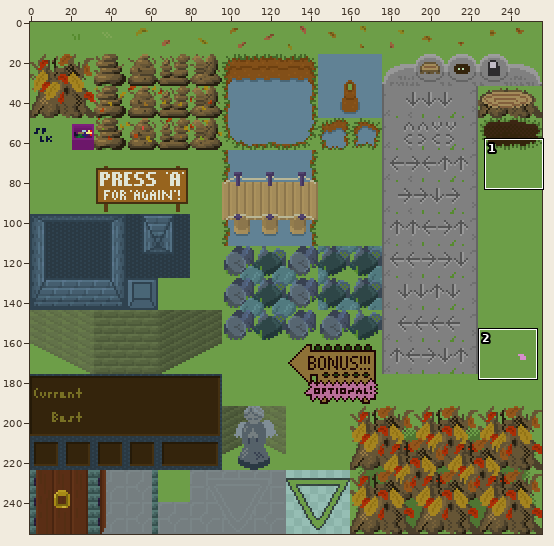
Sprite sheet: src/data/image/8-outdoors.png. Above: a wide view before the commit, with the close-up outlined.
Close-up. Before the edit:
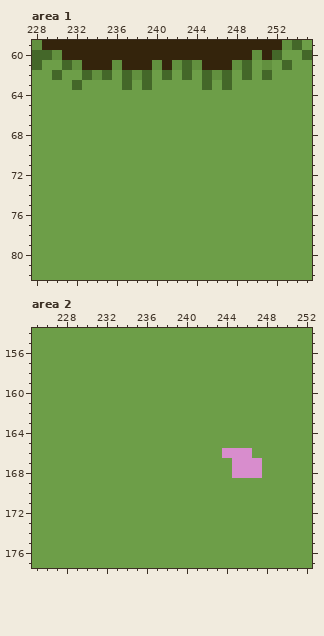
The file is 256x256 pixels. Colours within 5 levels of each other are drawn and written as one. Shown: area 1: x 228..255, y 59..82; area 2: x 225..252, y 154..177.
Once edited:
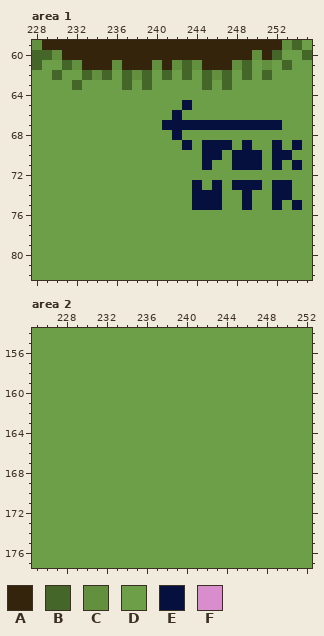
Palette (. is transparent): A #34240c  B #446729  C #62903f  D #6d9e48  E #05103e  F #d88dcd
Difference:
Changed rows in their new state; - is an unchanged pixel.
Area 1:
first column x 241:
65 --E-----------
66 -E------------
67 EEEEEEEEEEEE--
68 -E------------
69 --E-EEE-E--E-E
70 ----EE-EEE-EE-
71 ----E--EEE-E-E
73 ---E-E-EEE-EE-
74 ---EEE--E--EE-
75 ---EEE--E--E-E
Area 2:
first column x 244:
166 DDD-
167 -DDD
168 -DDD
